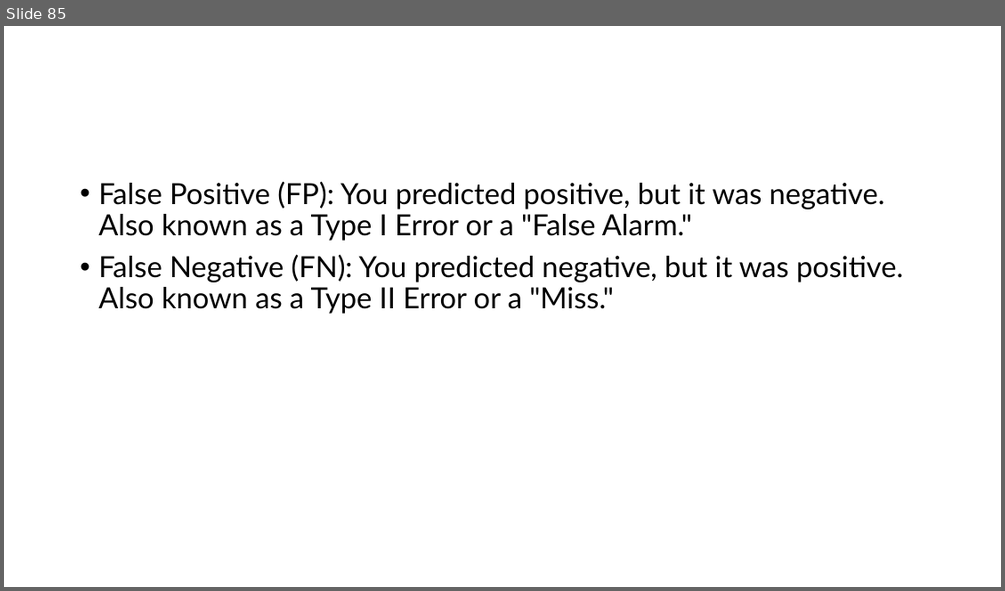
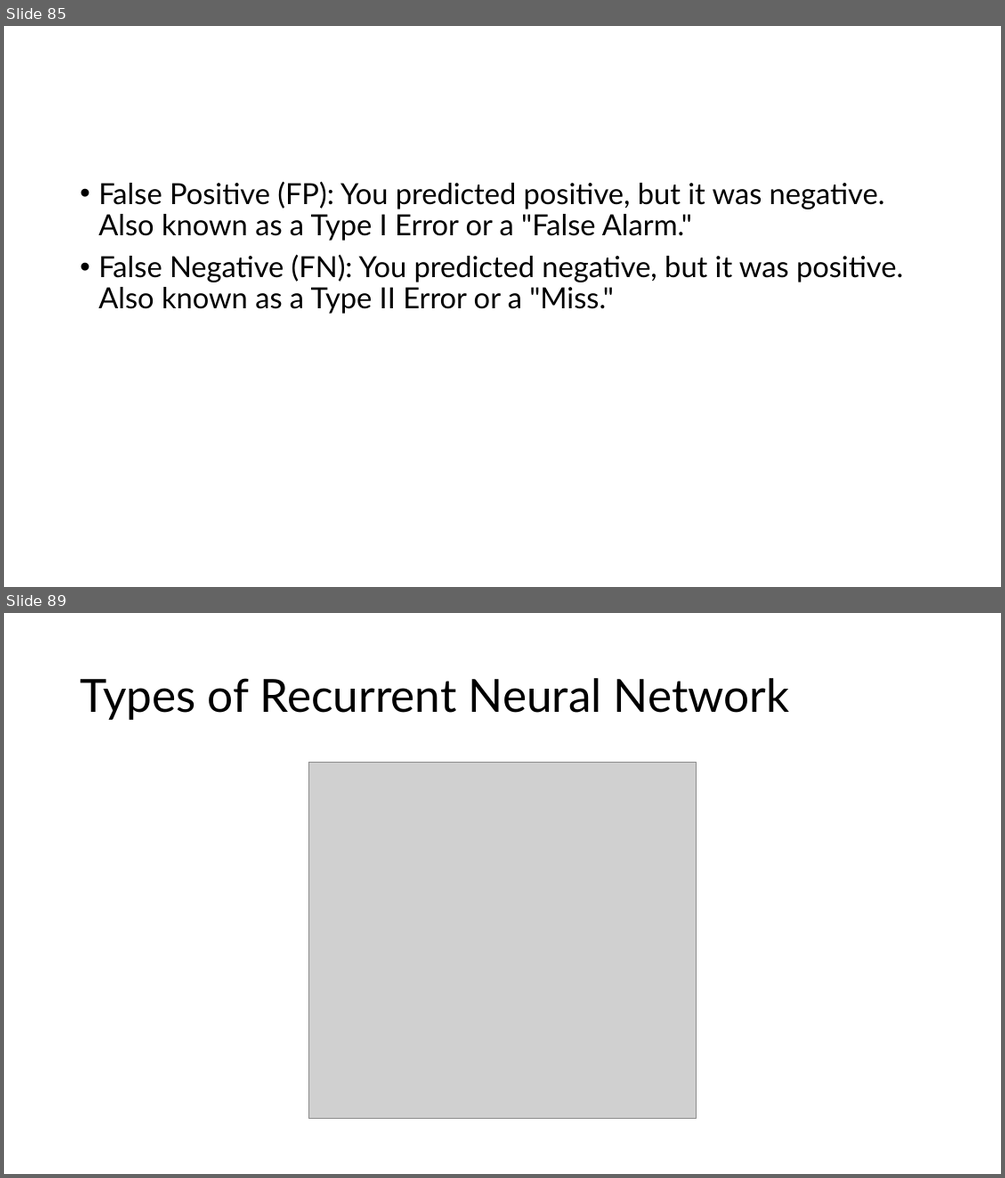
Before and after one commit to sabbirhasaann/ml-lab, a slide deck: NN and ML Lab.pptx. Shown one above the other, each under a label of ours: slide 85 before the commit, slides 85 and 89 after it; the slides between them are not shown. The pictures are 1005x591 and 1005x1178 pixels, drawn with LibreOffice and Linux fonts; fonts in the diff are those of the drawing; grey boxes stand for pictures. Boxes give left, top, right and bottom in pixels: in the first picture for what was removed or moved away, otherwise in the second. Text is boxed around its words. In the diff, an @@ line names an element or a change of style, - is before the commit and + after.

```diff
--- a/NN and ML Lab.pptx
+++ b/NN and ML Lab.pptx
@@ slide 89 added at [4,613,1001,1174], background #FFFFFF @@
@@ title added at [80,678,790,720], 44 pt, text #000000 @@
+Types of Recurrent Neural Network
@@ picture added at [309,763,696,1119] @@
```
Also in this commit, not shown: 6 other slides added.
